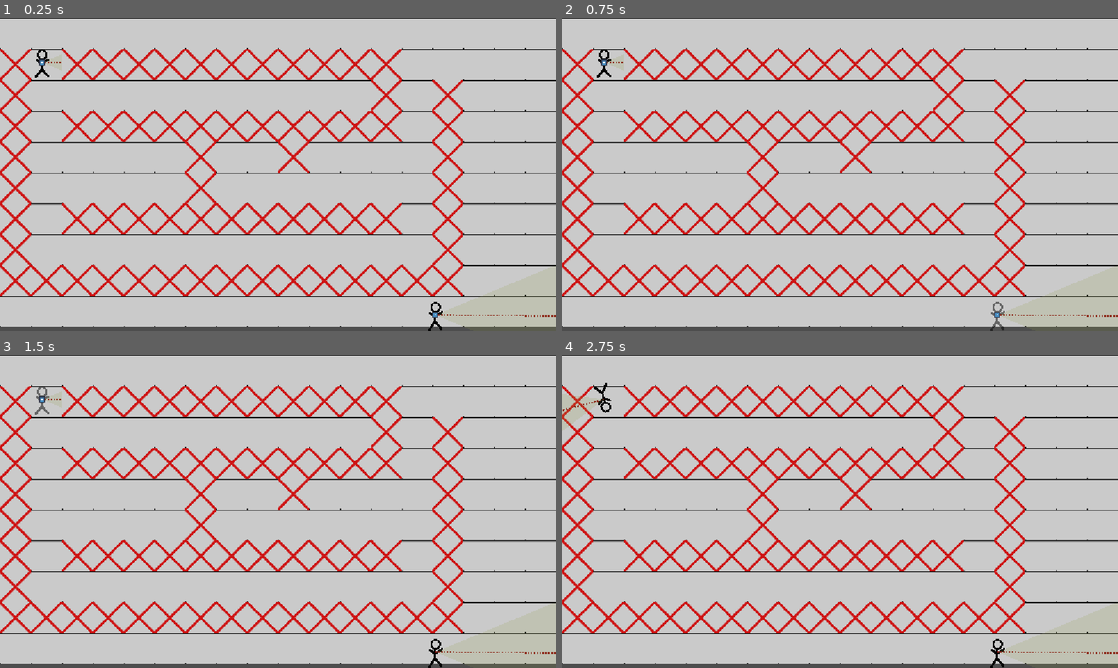
Above: before the commit, frames 1-4 (two rows, left to right).
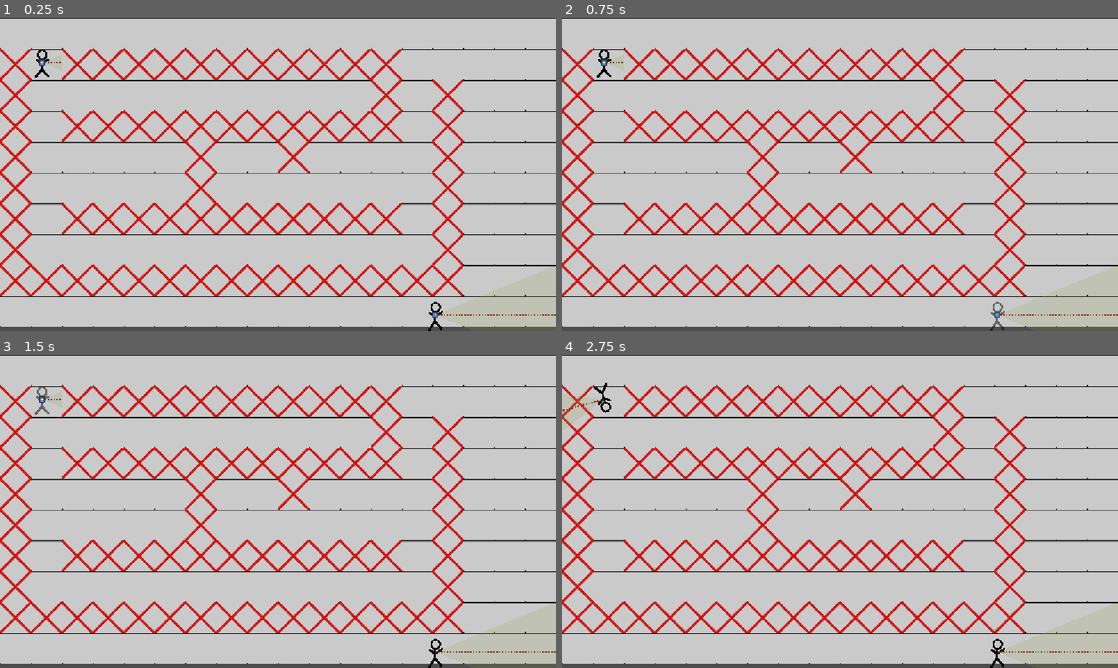
Above: after the commit, the same moments.

Repository: NevenIlincic/Tactical_Move
Game: Godot game, scene res://Scenes/Test_Scene.tscn
Two runs of this game, one before a commit and one after it. Both use one fixed random seed, a clock stepped at 60 frames per second and the inputs below. The engine's default icon, where the game draws it, is replaced by a stand-in: a white triangle on a blue panel in a dark square.
Inputs (mouse positions are in pixels of both pictures, inside the frame that each line leads up to):
- Up to frame 1 (0.25 s): no input
- Up to frame 2 (0.75 s): tap Enter at 0.5 s; move the mouse to (995, 315) at 0.52 s; right-click (995, 315) at 0.6 s; click (995, 315) at 0.67 s
- Up to frame 3 (1.5 s): tap W (reset_look_at_path) at 1.25 s; move the mouse to (44, 398) at 1.27 s; click (44, 398) at 1.35 s
- Up to frame 4 (2.75 s): right-click (606, 398) at 1.55 s; tap Q (reset_path) at 2 s; move the mouse to (895, 442) at 2.02 s; tap Space (move_confirm) at 2.1 s; click (895, 442) at 2.17 s; right-click (895, 442) at 2.3 s

The runs differ from the first frame. In frame 1, less than 0.1% of the frame differs, in the area x 82-100%, y 94-96%; in frame 2, less than 0.1%; in frame 3, less than 0.1%; in frame 4, less than 0.1%, in the area x 0-100%, y 15-96%.

Commit message:
[ADD] Strategy pattern for engagement rule

Diff:
--- a/Scenes/Enemy/enemy.gd
+++ b/Scenes/Enemy/enemy.gd
@@ -9,7 +9,7 @@
 func _ready() -> void:
 	#visible = false
 	var tween = create_tween()
-	tween.tween_property(self, "global_position", Vector2(20,20), 60)
+	tween.tween_property(self, "global_position", Vector2(20,20), 40)
 
 func show_enemy():
 	#visible = true
--- a/Scenes/Test_Scene.tscn
+++ b/Scenes/Test_Scene.tscn
@@ -93,5 +93,5 @@
 
 [node name="Player2" parent="." unique_id=811757841 instance=ExtResource("4_10mtb")]
 position = Vector2(87, 92)
-current_engagement_rule = 4
+current_engagement_rule = 2
 weapons = Array[ExtResource("6_mykrp")]([SubResource("Resource_argnq")])
--- a/Scripts/Player/player.gd
+++ b/Scripts/Player/player.gd
@@ -16,7 +16,7 @@
 const SPEED: float = 250
 var is_enemy_spotted: bool = false
 @onready var look_at_position_sprite: Sprite2D = $Look_At_Position_Sprite
-
+var initial_point: Vector2
 enum EngagementRules {
 	IGNORE, #Ignorise i nastavlja dalje
 	STOP_AND_SHOT_IN_PASSING, #Staje i puca ako mu je u vidokrugu (bez pracenja rotacijom)
@@ -24,6 +24,7 @@
 	MOVE_AND_SHOT_IN_PASSING, #Nastavlja kretnju (ako postoji) i samo puca u vidokrugu (bez pracenja rotacijom)
 	MOVE_AND_SHOT_FOLLOWING # Nastavlja (ako postoji) i prati rotiranjem dok ne izgubi iz vidokruga
 }
+var engagement_strategy: EngagementStrategy
 @export var current_engagement_rule: EngagementRules = EngagementRules.IGNORE
 
 var enemy_to_shoot: Enemy
@@ -32,6 +33,7 @@
 #VISION (FOW)
 @onready var vision_polygon: PlayerVision = $Vision_Polygon
 
+var ray_index: int
 var rays: Array[RayCast2D] = []
 var point_to_look
 
@@ -41,6 +43,7 @@
 
 @export var weapons: Array[Weapon]
 @export var current_weapon: Weapon
+
 
 func _ready() -> void:
 	player_path.append(global_position)
@@ -49,6 +52,8 @@
 	if not weapons.is_empty():
 		current_weapon = weapons[0]
 		current_weapon.set_weapon_owner(self)
+
+	change_engagement_strategy(current_engagement_rule)
 func is_player_walking() -> bool:
 	return is_walking
 func has_enemies_in_sight() -> bool:
@@ -82,6 +87,19 @@
 	gradually_remove_path_line()
 	if current_weapon:
 		current_weapon.update(delta)
+
+func change_engagement_strategy(rule: EngagementRules):
+	match rule:
+		EngagementRules.IGNORE:
+			engagement_strategy = IgnoreEnemyStrategy.new()
+		EngagementRules.STOP_AND_SHOT_IN_PASSING:
+			engagement_strategy = StopShootPassingStrategy.new()
+		EngagementRules.STOP_AND_SHOT_FOLLOWING:
+			engagement_strategy = StopShootFollowingStrategy.new()
+		EngagementRules.MOVE_AND_SHOT_IN_PASSING:
+			engagement_strategy = MoveShootPassingStrategy.new()
+		EngagementRules.MOVE_AND_SHOT_FOLLOWING:
+			engagement_strategy = MoveShootFollowingStrategy.new()
 
 func check_is_enemy_in_sight():
 	if enemy_to_shoot:
@@ -110,7 +128,11 @@
 	if not check_is_point_to_look_vector():
 		point_to_look = point.global_position
 		look_at_position_sprite.visible = false
+		if not initial_point:
+			initial_point = point_to_look
 		return
+	if not initial_point:
+			initial_point = point_to_look
 	look_at_position_sprite.visible = true
 	look_at_position_sprite.global_position = point_to_look
 	if player_look_at_line.get_point_count() == 1:
@@ -201,30 +223,9 @@
 	player_path_line.reset_path()
 
 func on_engagement_action(enemy: Enemy):
-	match current_engagement_rule:
-		EngagementRules.IGNORE:
-			enemy_to_shoot = null
-			return
-		EngagementRules.STOP_AND_SHOT_IN_PASSING:
-			enemy_to_shoot = enemy
-			if move_tween and move_tween.is_valid():
-				move_tween.kill()
-			is_walking = false
-			reset_path()
-		EngagementRules.STOP_AND_SHOT_FOLLOWING:
-			enemy_to_shoot = enemy
-			follow_enemy_with_rotation = true
-			if move_tween and move_tween.is_valid():
-				move_tween.kill()
-			is_walking = false
-			reset_path()
-		EngagementRules.MOVE_AND_SHOT_IN_PASSING:
-			enemy_to_shoot = enemy
-			follow_enemy_with_rotation = false
-		EngagementRules.MOVE_AND_SHOT_FOLLOWING:
-			enemy_to_shoot = enemy
-			follow_enemy_with_rotation = true
-	#
+	if engagement_strategy:
+		engagement_strategy.execute(self, enemy)
+
 	if not current_weapon.weapon_state is WeaponReloadState:
 		if enemy_to_shoot:
 			current_weapon.change_weapon_state(WeaponShootState.new())
@@ -256,4 +257,9 @@
 			current_weapon.change_weapon_state(WeaponShootState.new())
 
 	current_weapon.change_enemy_to_shoot(enemy_to_shoot)
-	point_to_look = null
+	point_to_look = initial_point
+	rotation_tween = create_tween()
+	do_initial_player_rotation(rotation_tween)
+	if rotation_tween and rotation_tween.is_valid():
+		await rotation_tween.finished
+	#point_to_look = null
--- a/Scripts/Player/vision.gd
+++ b/Scripts/Player/vision.gd
@@ -7,7 +7,7 @@
 
 @export var max_range: float = 300.0
 @export var fov_degrees: float = 90.0
-@export var ray_count: float = 50
+@export var ray_count: float = 75
 @export var wall_collision_mask: int= 1
 
 var level: Level
--- /dev/null
+++ b/Scripts/Strategy/Engagement_Strategy/engagement_strategy.gd
@@ -0,0 +1,6 @@
+@abstract
+class_name EngagementStrategy
+extends Resource
+
+@abstract
+func execute(player: Player, enemy: Enemy);
--- /dev/null
+++ b/Scripts/Strategy/Engagement_Strategy/ignore_enemy_strategy.gd
@@ -0,0 +1,4 @@
+class_name IgnoreEnemyStrategy extends EngagementStrategy
+
+func execute(player: Player, enemy: Enemy):
+	player.enemy_to_shoot = null
--- /dev/null
+++ b/Scripts/Strategy/Engagement_Strategy/move_shoot_following_Strategy.gd
@@ -0,0 +1,7 @@
+class_name MoveShootFollowingStrategy extends EngagementStrategy
+
+func execute(player: Player, enemy: Enemy):
+	player.enemy_to_shoot = enemy
+	player.follow_enemy_with_rotation = true
+	if player.rotation_tween and player.rotation_tween.is_valid():
+		player.rotation_tween.kill()
--- /dev/null
+++ b/Scripts/Strategy/Engagement_Strategy/move_shoot_passing_strategy.gd
@@ -0,0 +1,5 @@
+class_name MoveShootPassingStrategy extends EngagementStrategy
+
+func execute(player: Player, enemy: Enemy):
+	player.enemy_to_shoot = enemy
+	player.follow_enemy_with_rotation = false
--- /dev/null
+++ b/Scripts/Strategy/Engagement_Strategy/stop_shoot_following_strategy.gd
@@ -0,0 +1,11 @@
+class_name StopShootFollowingStrategy extends EngagementStrategy
+
+func execute(player: Player, enemy: Enemy):
+	player.enemy_to_shoot = enemy
+	player.follow_enemy_with_rotation = true
+	if player.move_tween and player.move_tween.is_valid():
+		player.move_tween.kill()
+	if player.rotation_tween and player.rotation_tween.is_valid():
+		player.rotation_tween.kill()
+	player.is_walking = false
+	player.reset_path()
--- /dev/null
+++ b/Scripts/Strategy/Engagement_Strategy/stop_shoot_passing_strategy.gd
@@ -0,0 +1,8 @@
+class_name StopShootPassingStrategy extends EngagementStrategy
+
+func execute(player: Player, enemy: Enemy):
+	player.enemy_to_shoot = enemy
+	if player.move_tween and player.move_tween.is_valid():
+		player.move_tween.kill()
+	player.is_walking = false
+	player.reset_path()
Not shown, added: Scripts/Strategy/Engagement_Strategy/engagement_strategy.gd.uid
Not shown, added: Scripts/Strategy/Engagement_Strategy/ignore_enemy_strategy.gd.uid
Not shown, added: Scripts/Strategy/Engagement_Strategy/move_shoot_following_Strategy.gd.uid
Not shown, added: Scripts/Strategy/Engagement_Strategy/move_shoot_passing_strategy.gd.uid
Not shown, added: Scripts/Strategy/Engagement_Strategy/stop_shoot_following_strategy.gd.uid
Not shown, added: Scripts/Strategy/Engagement_Strategy/stop_shoot_passing_strategy.gd.uid
